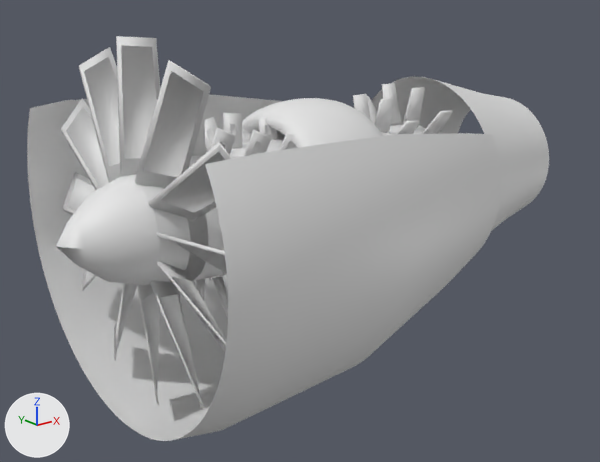
Before and after pictures for a commit that changed the glTF model video/public/models/jet-engine.glb.
One viewpoint serves both versions: a 50 mm lens placed at (-3.6, -3.93, 1.34), pointed at (-0.38, 0.1, -0.27). Arrows for +X, +Y and +Z are at lower left; the lights stay in place. The picture after the commit comes second. Vertices at exactly the same position are counted once.

In view in the first picture: 'casing', 'combustor', 'compressor', 'fan', 'nozzle', 'spinner', 'turbine'.
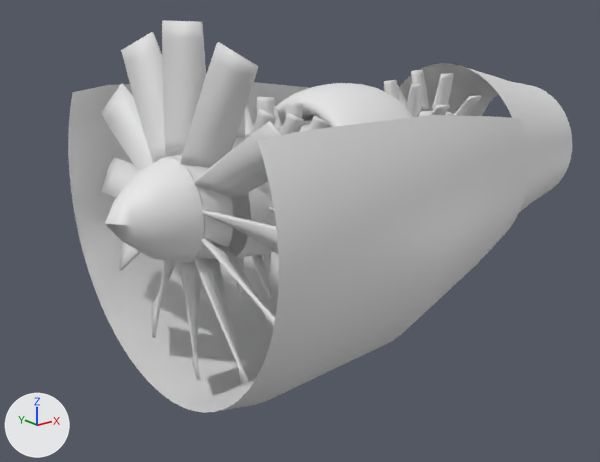
What changed in the scene script:
```text
Change me_fan:
    used by ob_fan; location = (0.0, 0.0, 0.0)
    remove me_fan.from_pydata(...)  # 192 vertices, 240 faces; spans x -1.63..-1.43, y -1.02..1.02, z -1.02..1.02
    add me_fan.from_pydata(...)  # 528 vertices, 912 faces; spans x -1.64..-1.42, y -1.02..1.02, z -1.02..1.02
    me_fan part 1: 80 vertices removed from x -1.63..-1.43, y -1.02..1.02, z -1.02..1.02; 416 vertices added at x -1.64..-1.42, y -1.02..1.02, z -1.02..1.02
Change me_compressor:
    used by ob_compressor; location = (0.0, 0.0, 0.0)
    remove me_compressor.from_pydata(...)  # 384 vertices, 528 faces; spans x -1.35..-0.5, y -0.62..0.62, z -0.62..0.62
    add me_compressor.from_pydata(...)  # 1392 vertices, 2544 faces; spans x -1.35..-0.5, y -0.62..0.62, z -0.62..0.62
    me_compressor part 2: the loose piece of 8 vertices spanning x -1.243..-1.157, y -0.35..-0.152, z 0.296..0.56 is rebuilt with 36 vertices and now spans x -1.247..-1.153, y -0.347..-0.153, z 0.296..0.558
    me_compressor part 3: the loose piece of 8 vertices spanning x -0.993..-0.907, y -0.046..0.046, z -0.57..-0.36 is rebuilt with 36 vertices and now spans x -1.037..-0.943, y -0.043..0.043, z -0.57..-0.36
    me_compressor part 4: the loose piece of 8 vertices spanning x -0.993..-0.907, y 0.296..0.517, z -0.325..-0.152 is rebuilt with 36 vertices and now spans x -1.037..-0.943, y 0.296..0.515, z -0.322..-0.153
    me_compressor part 5: the loose piece of 8 vertices spanning x -1.243..-1.157, y -0.35..-0.152, z -0.56..-0.296 is rebuilt with 36 vertices and now spans x -1.247..-1.153, y -0.347..-0.153, z -0.558..-0.296
    me_compressor part 6: the loose piece of 8 vertices spanning x -1.243..-1.157, y -0.046..0.046, z -0.62..-0.36 is rebuilt with 36 vertices and now spans x -1.247..-1.153, y -0.043..0.043, z -0.62..-0.36
    me_compressor part 7: the loose piece of 8 vertices spanning x -0.993..-0.907, y 0.152..0.325, z 0.296..0.517 is rebuilt with 36 vertices and now spans x -1.037..-0.943, y 0.153..0.322, z 0.296..0.515
    me_compressor part 8: the loose piece of 8 vertices spanning x -0.993..-0.907, y -0.046..0.046, z 0.36..0.57 is rebuilt with 36 vertices and now spans x -1.037..-0.943, y -0.043..0.043, z 0.36..0.57
    me_compressor part 9: the loose piece of 8 vertices spanning x -0.993..-0.907, y -0.325..-0.152, z 0.296..0.517 is rebuilt with 36 vertices and now spans x -1.037..-0.943, y -0.322..-0.153, z 0.296..0.515
    me_compressor part 10: the loose piece of 8 vertices spanning x -1.243..-1.157, y -0.046..0.046, z 0.36..0.62 is rebuilt with 36 vertices and now spans x -1.247..-1.153, y -0.043..0.043, z 0.36..0.62
    me_compressor part 11: 96 vertices removed from x -0.743..-0.657, y -0.52..0.52, z -0.52..0.52; 432 vertices added at x -0.827..-0.733, y -0.52..0.52, z -0.52..0.52
    other edits to the shape of me_compressor do not show in these pictures
Change ob_spinner:
    ob_spinner.location: (0.0, 0.0, 0.0) -> (0.275, 0.0, 0.07)
Change ob_fan:
    ob_fan.location: (0.0, 0.0, 0.0) -> (0.275, 0.0, 0.07)
Change ob_compressor:
    ob_compressor.location: (0.0, 0.0, 0.0) -> (0.275, 0.0, 0.07)
Change ob_combustor:
    ob_combustor.location: (0.0, 0.0, 0.0) -> (0.275, 0.0, 0.07)
Change ob_turbine:
    ob_turbine.location: (0.0, 0.0, 0.0) -> (0.275, 0.0, 0.07)
Change ob_nozzle:
    ob_nozzle.location: (0.0, 0.0, 0.0) -> (0.275, 0.0, 0.07)
Change ob_casing:
    ob_casing.location: (0.0, 0.0, 0.0) -> (0.275, 0.0, 0.07)
```

Changed parts and their boxes (x1, y1, x2, y2) in the pictures (600 x 462 px):
'casing', moved: before (27, 94, 501, 441); after (68, 82, 529, 413)
'fan', reshaped, moved: before (61, 36, 232, 409); after (101, 20, 281, 382)
'nozzle', moved: before (372, 76, 549, 230); after (399, 63, 572, 212)
'spinner', moved: before (56, 176, 160, 285); after (105, 157, 204, 263)
'compressor', reshaped, moved: before (186, 113, 296, 321); after (187, 97, 330, 299)
'combustor', moved: before (242, 98, 383, 148); after (276, 83, 413, 127)
'turbine', moved: before (353, 83, 453, 136); after (384, 70, 482, 117)
part 2 of me_compressor, rebuilt: before (210, 128, 236, 155); after (251, 109, 277, 135)
part 3 of me_compressor, rebuilt (not visible before): after (263, 253, 271, 281)
part 4 of me_compressor, rebuilt (mostly hidden): before (202, 225, 208, 233); after (233, 204, 243, 215)
part 5 of me_compressor, rebuilt: before (212, 276, 228, 317); after (252, 255, 273, 299)
part 6 of me_compressor, rebuilt: before (196, 279, 205, 321); after (237, 257, 244, 299)
part 7 of me_compressor, rebuilt: before (204, 117, 217, 152); after (245, 106, 254, 134)
part 8 of me_compressor, rebuilt: before (223, 113, 243, 149); after (257, 97, 274, 116)
part 9 of me_compressor, rebuilt: before (244, 130, 271, 156); after (280, 113, 304, 135)
part 10 of me_compressor, rebuilt: before (192, 115, 206, 156); after (236, 112, 245, 137)
part 11 of me_compressor, reshaped: before (242, 117, 296, 150); after (274, 102, 330, 130)
